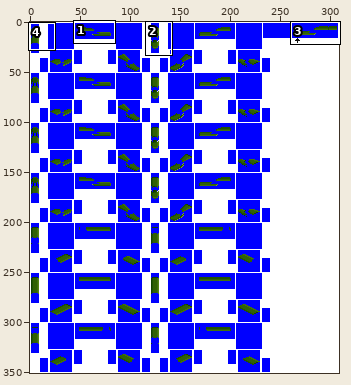
Edited in one commit: pixel-art file (src/trains/e6_series/gfx/e6_series.aseprite). Above: a wide view before the commit, with the close-up outlined.
Close-up. First the earlier version:
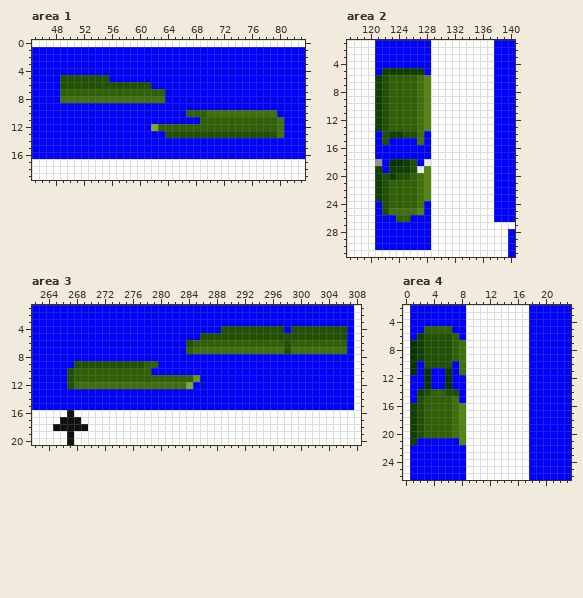
309x351 pixels, 1 frame. Shown: area 1: x 45..83, y 0..19; area 2: x 117..140, y 1..31; area 3: x 262..308, y 1..20; area 4: x 0..23, y 2..26. The commit also changed other parts of the picture, which this record leaves out.
The same view after the edit:
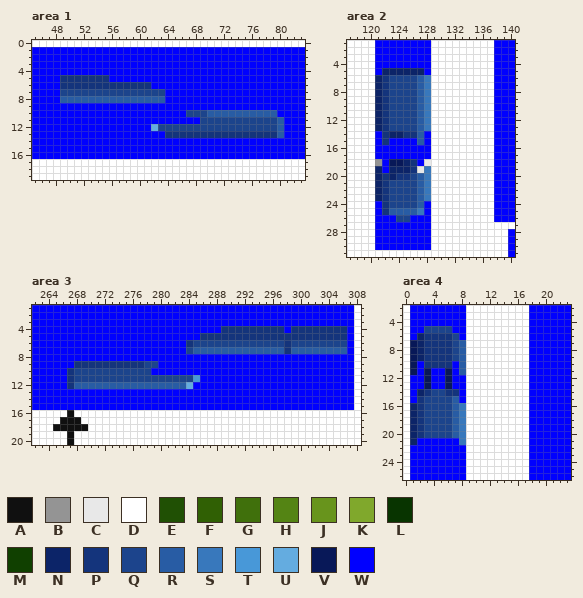
Palette (. is transparent): A #101010  B #949494  C #e8e8e8  D #ffffff  E #205004  F #306004  G #40700c  H #548414  J #68941c  K #80a82c  L #083400  M #104000  N #0c2468  P #14347c  Q #1c448c  R #285ca4  S #3878bc  T #4898d8  U #64ace0  V #081858  W #0000ff
From old to new:
layer "NEW/2cc Blue new" now shown
layer "NEW/2cc Green" now hidden
Area 1:
The author changed colour E to colour P in row 5 at x 49 to 55; in row 6 at x 49 to 61; in row 13 at x 64 to 79.
The author changed colour F to colour Q in row 7 at x 49 to 63; in row 10 at x 67 to 69; in row 11 at x 69 to 79; in row 12 at x 63 to 79.
The author changed colour G to colour R in row 8 at x 49 to 63; in row 10 at x 70 to 79; in rows 11 to 13 at x 80.
The author changed colour K to colour U in row 12 at x 62.
Area 2:
The author changed colour M to colour N in row 5 at x 122 to 127; in rows 6 to 13 at x 121; in row 14 at x 123 to 124; in row 18 at x 125; in row 19 at x 121 and 123 to 125; in row 20 at x 121 and 123.
The author changed colour M to colour N in rows 21 to 23 at x 121.
The author changed colour E to colour P in rows 6 to 13 at x 122; in row 14 at x 122 and 125 to 126; in row 15 at x 122; in rows 18 to 19 at x 126; in row 20 at x 122 and 124 to 125; in rows 21 to 25 at x 122.
The author changed colour F to colour Q in rows 6 to 13 at x 123 to 126; in row 20 at x 126; in rows 21 to 24 at x 123 to 126; in row 26 at x 124 to 125.
The author changed colour G to colour R in rows 6 to 15 at x 127; in rows 20 to 24 at x 127; in row 25 at x 123 to 126.
The author changed colour H to colour S in rows 6 to 13 at x 128; in rows 19 to 23 at x 128; in row 25 at x 127.
The author changed colour L to colour V in row 18 at x 123 to 124.
Area 3:
The author changed colour E to colour P in row 4 at x 289 to 297 and 299 to 306; in row 5 at x 286 to 306; in row 6 at x 284 and 298; in row 7 at x 298; in row 9 at x 268 to 277; in rows 10 to 12 at x 267.
The author changed colour F to colour Q in row 6 at x 285 to 297 and 299 to 306; in row 7 at x 284; in row 9 at x 278 to 279; in row 10 at x 268 to 278; in row 11 at x 268 to 284.
The author changed colour G to colour R in row 7 at x 285 to 297 and 299 to 306; in row 12 at x 268 to 283.
The author changed colour J to colour T in row 11 at x 285.
The author changed colour K to colour U in row 12 at x 284.
Area 4:
The author changed colour M to colour N in rows 6 to 9 at x 2; in row 14 at x 2; in rows 16 to 21 at x 1.
The author changed colour E to colour P in rows 6 to 10 at x 3 to 6; in row 14 at x 3 and 6 to 7; in rows 15 to 20 at x 2.
The author changed colour F to colour Q in row 5 at x 3 to 6; in rows 6 to 9 at x 7; in row 14 at x 4 to 5; in rows 15 to 20 at x 3 to 6.
The author changed colour G to colour R in rows 7 to 11 at x 8; in rows 15 to 20 at x 7.
The author changed colour H to colour S in rows 16 to 21 at x 8.
The author changed colour L to colour V in rows 7 to 10 at x 1; in row 11 at x 1, 3 and 6; in rows 12 to 13 at x 3 and 6.
Boxes around the changes in both close-ups, in picture pixels (x1, y1, x2, y2):
changed: (60, 75, 284, 138)
changed: (375, 68, 431, 222)
changed: (67, 326, 347, 389)
changed: (410, 326, 466, 445)
